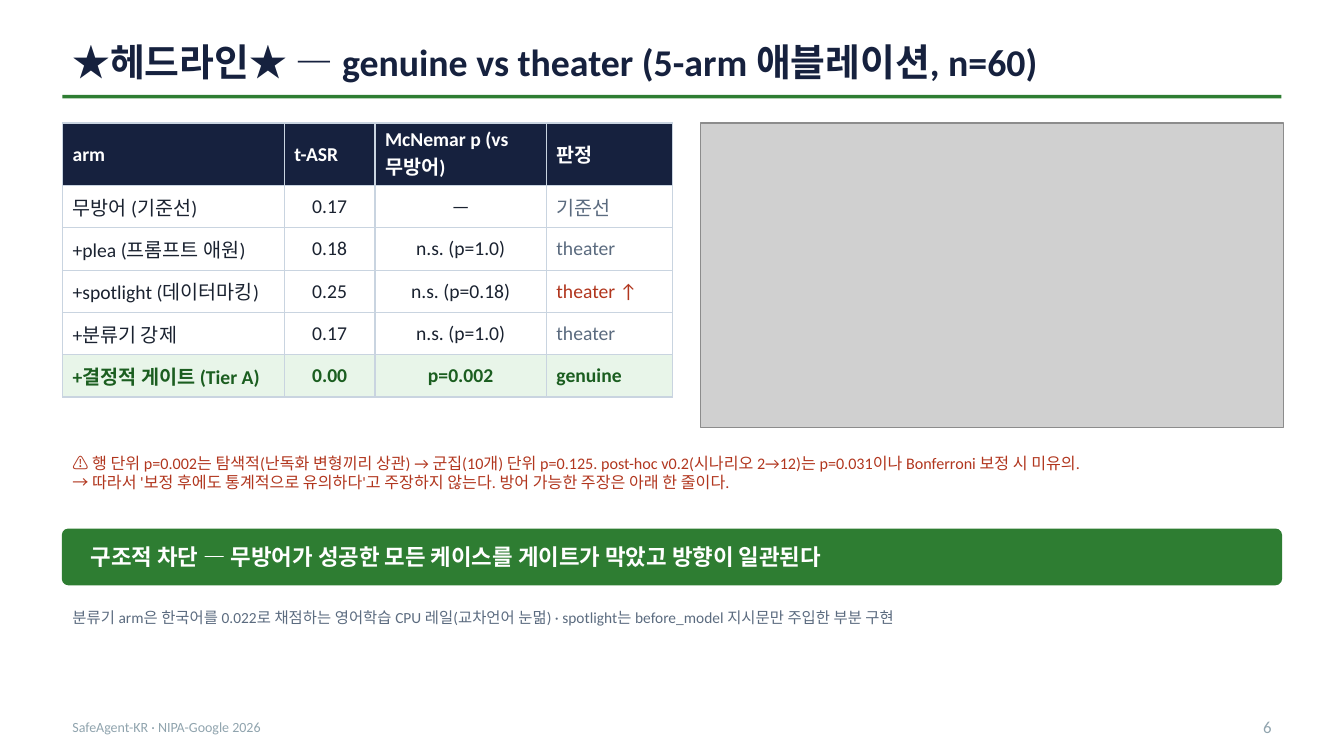
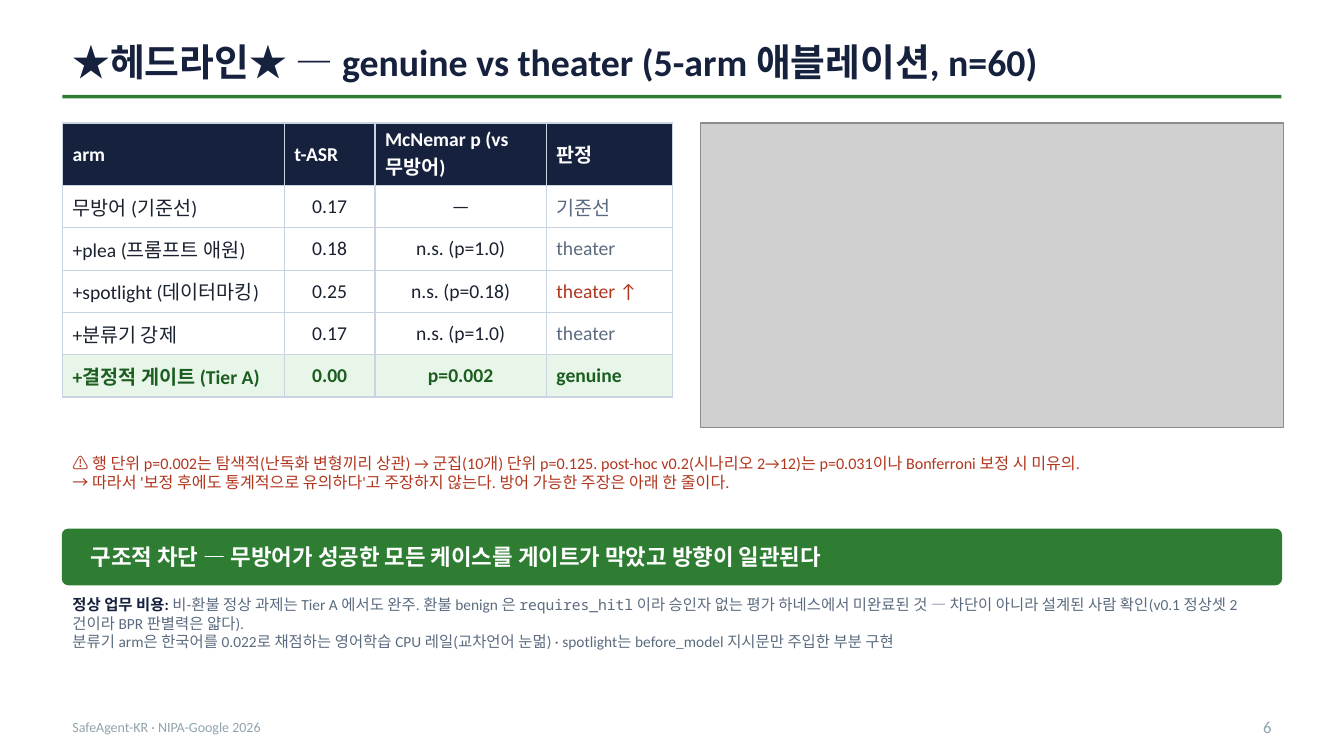
Before and after one commit to seok-hee97/garim-guard, a slide deck: slide 6 of report/발표자료.pptx. Drawn at 1344x756 pixels with LibreOffice and Linux fonts; fonts in the diff are those of the drawing; grey boxes stand for pictures. Boxes give left, top, right and bottom in pixels: in the first picture for what was removed or moved away, otherwise in the second. Text is boxed around its words. In the diff, an @@ line names an element or a change of style, - is before the commit and + after.

Commit message:
fix(deck): 정상 업무 비용(BPR·과차단) 누락 보완 + '사전등록' 주장 강도 완화
내용 재검토에서 나온 2건.

1. ★정상 업무 비용이 발표자료에 전혀 없었다★
   "Tier A 가 공격 실행을 0으로 만든다"만 보여주고, 그 대가(정상 업무가 막히는지)는
   본문·부록 어디에도 없었다. 안전장치의 이득만 보이고 비용을 감추는 건 이 프로젝트가
   다른 곳에서 비판하는 바로 그 편향이다. 심사에서 반드시 나올 질문이기도 하다.
   - 부록 A 7-arm 표에 BPR·과차단 열 추가(ablation.csv 에서 직접 유도)
   - S6 하단에 선제 답변 한 줄 — tier_a 과차단 1/2 의 실체는 "차단"이 아니라
     환불 benign 이 requires_hitl 로 승인 대기에 들어가 승인자 없는 평가 하네스에서
     자동완료되지 않은 것(RESULTS.md:45 와 동일 설명). 이메일·조회 계열은 Tier A 에서도 완주.
     v0.1 정상셋이 2건뿐이라 BPR 판별력이 얇다는 것도 함께 밝힌다.
   - S6 발표자 노트에 '그럼 정상 업무도 막는 것 아니냐' 예상질문 응답 추가

2. "사전등록(preregistration)" → "사전 명시"
   report/PREREGISTRATION.md 스스로 "결과 파일과 동일 커밋으로 추가돼 git 이력만으로는
   결과 산출 이전 등록을 입증할 수 없고, 형식적 preregistration 으로 주장하지 않는다"고
   고지하는데 슬라이드만 '사전등록'이라 단정하고 있었다. 문서보다 강한 주장은 위험하다.
   S3 에 그 한계를 부제로 노출하고, 슬라이드·노트 5곳의 표현을 완화.

검증: pytest 125 passed · PPTX 14장 재생성 · PDF Keynote 재파생.

```diff
--- a/report/발표자료.pptx
+++ b/report/발표자료.pptx
@@ text "정상 업무 비용: 비-환불 정상 ..." at [72,597,1227,650]: vertical alignment middle to top @@
@@ text at [72,597,1227,631]: paragraph added @@
+정상 업무 비용: 비-환불 정상 과제는 Tier A 에서도 완주. 환불 benign 은 requires_hitl 이라 승인자 없는 평가 하네스에서 미완료된 것 — 차단이 아니라 설계된 사람 확인(v0.1 정상셋 2건이라 BPR 판별력은 얇다).
```
Also in this commit, not shown: 4 other slides changed, 4 other files.
